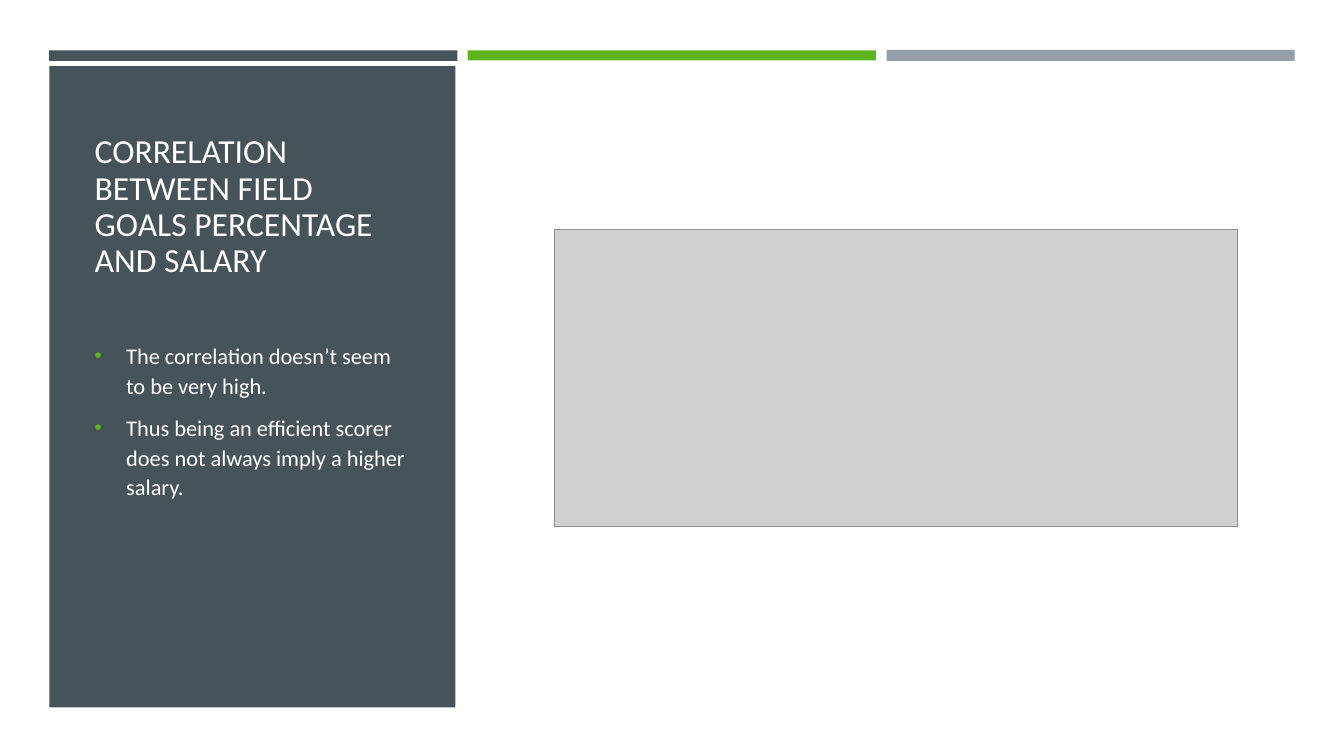
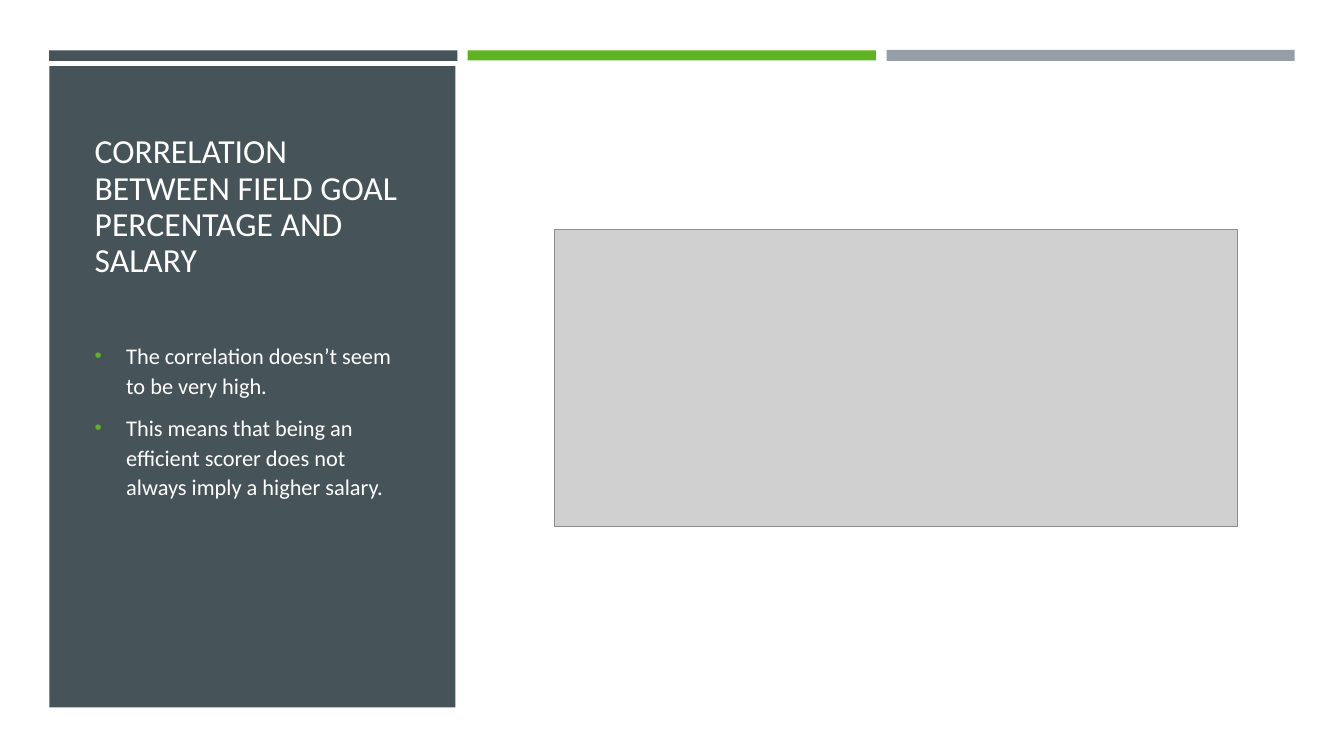
Before and after one commit to 3026joe/NBA_shot_log, a slide deck: slide 5 of Team 8 (NBA Player data and salary prediction).pptx. Drawn at 1344x756 pixels with LibreOffice and Linux fonts; fonts in the diff are those of the drawing; grey boxes stand for pictures. Boxes give left, top, right and bottom in pixels: in the first picture for what was removed or moved away, otherwise in the second. Text is boxed around its words. In the diff, an @@ line names an element or a change of style, - is before the commit and + after.

```diff
--- a/Team 8 (NBA Player data and salary prediction).pptx
+++ b/Team 8 (NBA Player data and salary prediction).pptx
@@ title at (95,141,397,272): text changed @@
-CORRELATION BETWEEN FIELD GOALS PERCENTAGE AND SALARY
+CORRELATION BETWEEN FIELD GOAL PERCENTAGE AND SALARY
@@ text at (126,420,382,499): text changed @@
-• Thus being an efficient scorer does not always imply a higher salary.
+• This means that being an efficient scorer does not always imply a higher salary.
```
Also in this commit, not shown: 6 other slides changed, 1 other file.
